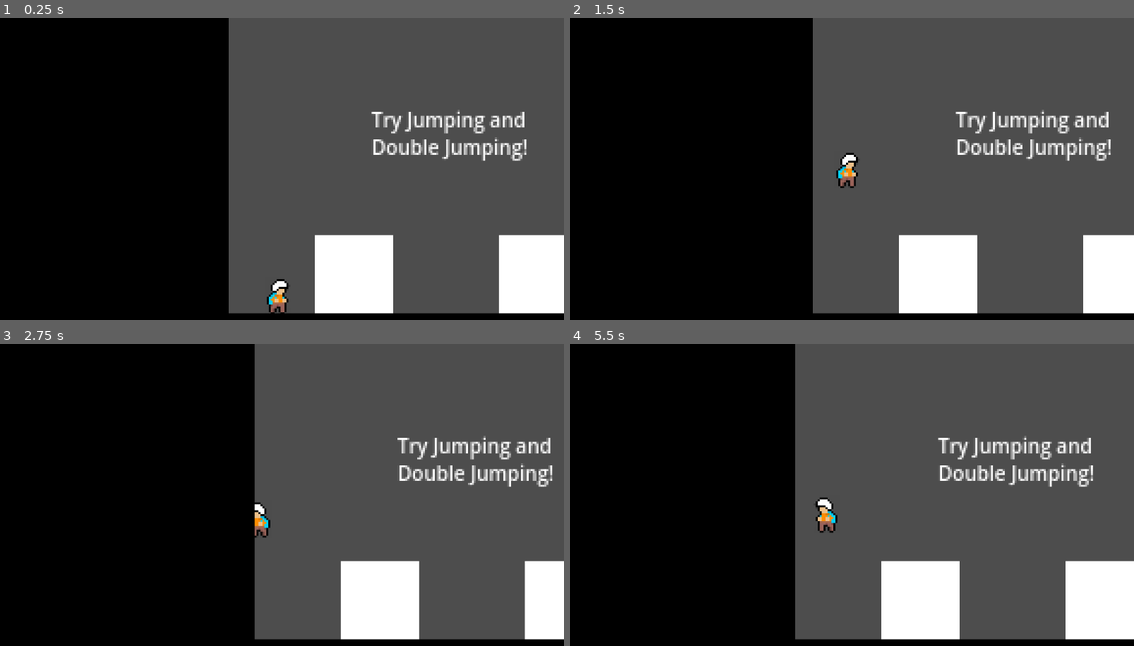
Above: before the commit, frames 1-4 (two rows, left to right).
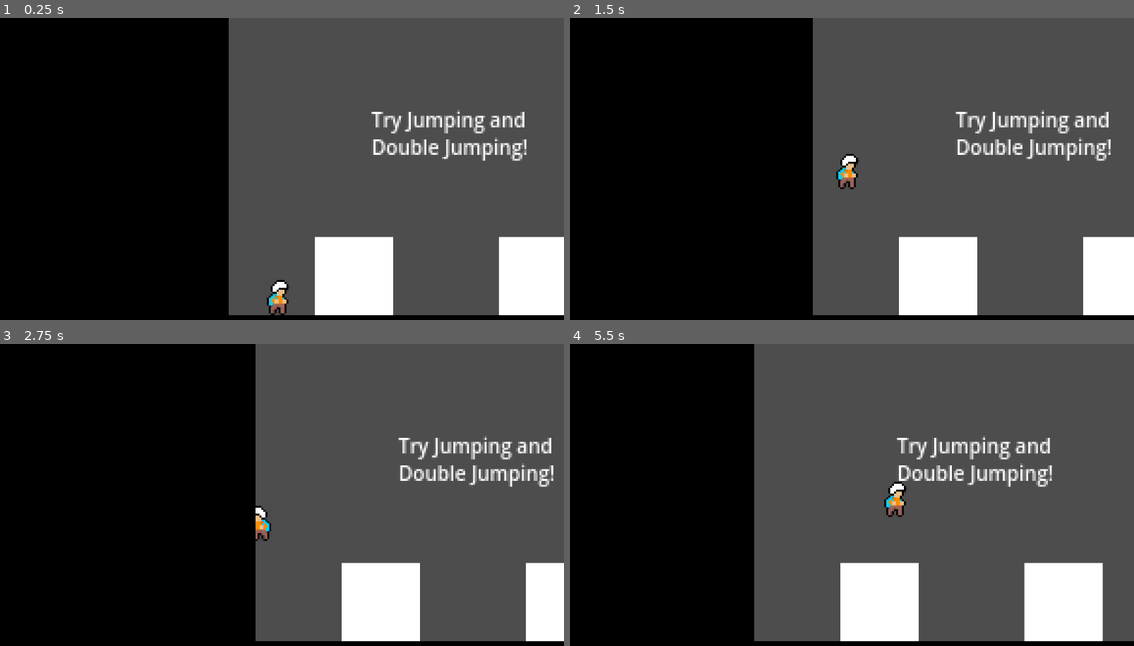
Above: after the commit, the same moments.

Repository: pidguit/Luminance
Game: Godot game, scene res://test level.tscn
Two runs of this game, one before a commit and one after it. Both use one fixed random seed, a clock stepped at 60 frames per second and the inputs below.
Inputs:
- Up to frame 1 (0.25 s): no input
- Up to frame 2 (1.5 s): hold D (move_right) from 0.53 s (still down); tap Shift (slide) at 0.6 s; tap Space (jump) at 0.77, 0.8, 1.07, 1.35 s
- Up to frame 3 (2.75 s): tap Space (jump) at 1.52, 1.82, 2.3 s; tap Shift (slide) at 1.55, 2.1 s; release D (move_right) at 2.03 s; hold A (move_left) from 2.03 s (still down)
- Up to frame 4 (5.5 s): release A (move_left) at 2.78 s; hold D (move_right) 2.78-4.28 s; tap Shift (slide) at 2.85, 4.35, 5.1 s; tap Space (jump) at 3.02, 3.32, 3.6, 3.77, 4.07, 4.52, 4.82, 5.3 s; hold A (move_left) 4.28-5.03 s; hold D (move_right) from 5.03 s (still down)

The runs differ from the first frame. In frame 1, 0.8% of the frame differs, in the area x 40-100%, y 71-99%; in frame 2, 0.8%; in frame 3, 2.3%; in frame 4, 18%, in the area x 32-100%, y 0-99%.

Commit message:
tweaked the level again and player collision, last change for today I swear

Diff:
--- a/player.gd
+++ b/player.gd
@@ -159,7 +159,6 @@
 
 # Ends a slide
 func end_slide():
-	print('ending slide')
 	is_sliding = false
 	$AnimatedSprite2D.rotation_degrees = 0
 	$CollisionShape2D.rotation_degrees = 0
--- a/player.tscn
+++ b/player.tscn
@@ -19,7 +19,7 @@
 }]
 
 [sub_resource type="RectangleShape2D" id="RectangleShape2D_hqtel"]
-size = Vector2(8, 15.5)
+size = Vector2(8, 14)
 
 [node name="Player" type="CharacterBody2D" unique_id=1973192305]
 script = ExtResource("1_onrkg")
@@ -29,5 +29,5 @@
 animation = &"new_animation"
 
 [node name="CollisionShape2D" type="CollisionShape2D" parent="." unique_id=1941135019]
-position = Vector2(0, 2.75)
+position = Vector2(0, 2.5)
 shape = SubResource("RectangleShape2D_hqtel")
--- a/test level.tscn
+++ b/test level.tscn
@@ -52,6 +52,7 @@
 shape = SubResource("RectangleShape2D_04kop")
 
 [node name="Testing Wall2" type="StaticBody2D" parent="." unique_id=1018859721]
+position = Vector2(0, 1)
 disable_mode = 1
 
 [node name="ColorRect" type="ColorRect" parent="Testing Wall2" unique_id=986419242]
@@ -59,12 +60,14 @@
 offset_top = 38.0
 offset_right = -76.0
 offset_bottom = 78.0
+metadata/_edit_use_anchors_ = true
 
 [node name="CollisionShape2D" type="CollisionShape2D" parent="Testing Wall2" unique_id=1139782474]
 position = Vector2(-96, 58)
 shape = SubResource("RectangleShape2D_04kop")
 
 [node name="Testing Wall" type="StaticBody2D" parent="." unique_id=139937883]
+position = Vector2(0, 1)
 disable_mode = 1
 
 [node name="ColorRect" type="ColorRect" parent="Testing Wall" unique_id=162149363]
@@ -81,7 +84,7 @@
 
 [node name="Floor" type="CollisionShape2D" parent="Level Border" unique_id=879692163]
 top_level = true
-position = Vector2(-2, 31.5)
+position = Vector2(-2, 31)
 shape = SubResource("WorldBoundaryShape2D_04kop")
 
 [node name="Left Wall" type="CollisionShape2D" parent="Level Border" unique_id=1132193691]
@@ -109,10 +112,10 @@
 color = Color(0, 0, 0, 1)
 
 [node name="ColorRect" type="ColorRect" parent="Level Border" unique_id=1139740055]
-offset_left = -169.0
-offset_top = 78.0
-offset_right = 408.0
-offset_bottom = 240.0
+offset_left = -170.0
+offset_top = 79.0
+offset_right = 407.0
+offset_bottom = 241.0
 color = Color(0, 0, 0, 1)
 
 [node name="Testing Wall4" type="StaticBody2D" parent="." unique_id=1337616792]
Not shown, changed: index.html
Not shown, changed: index.pck
